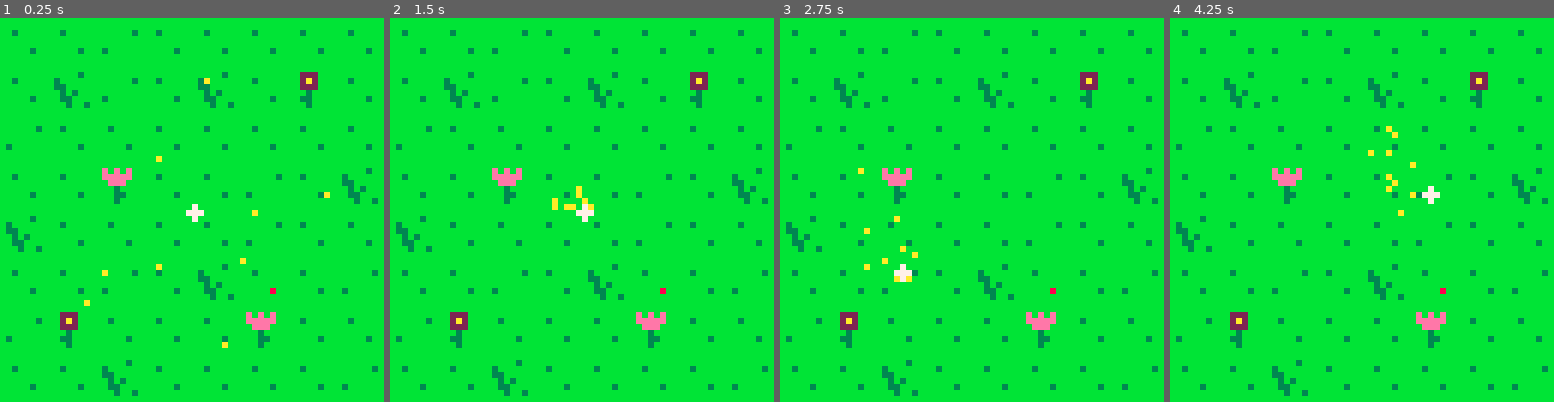
Above: before the commit, frames 1-4 (left to right).
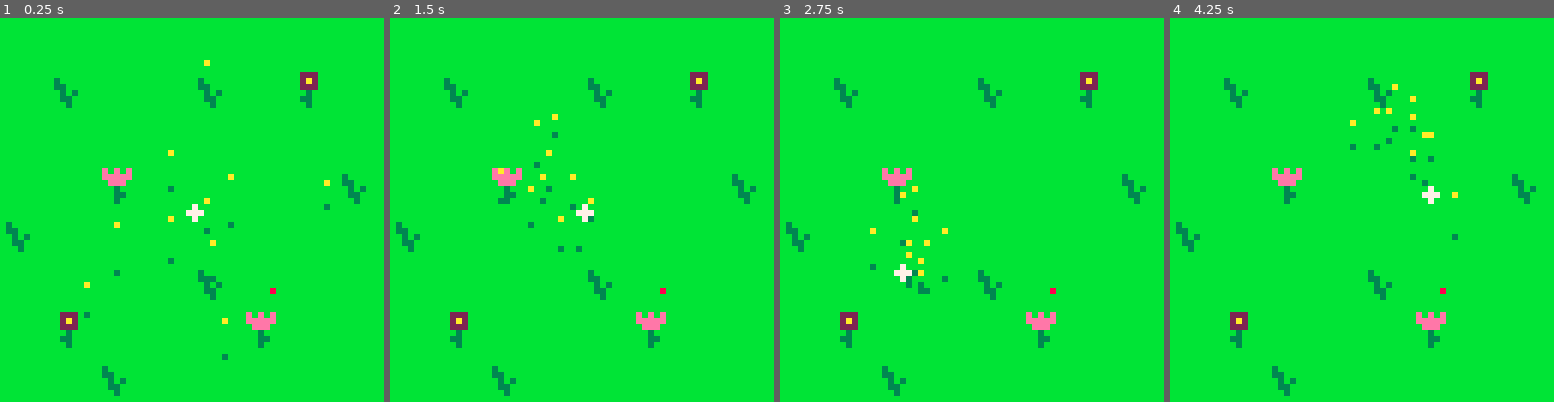
Above: after the commit, the same moments.

Repository: greysonp/swarm
Game: PICO-8 cartridge bees.p8
Same seed, same stepped clock (60 frames per second), same inputs: the game is played once before the commit and once after it.
Inputs:
- Up to frame 1 (0.25 s): no input
- Up to frame 2 (1.5 s): no input
- Up to frame 3 (2.75 s): hold Left 1.97-2.37 s; hold Down from 2.42 s (still down)
- Up to frame 4 (4.25 s): release Down at 2.82 s; hold Right 2.87-3.53 s; hold Up 3.58-4.08 s; hold Right from 4.13 s (still down)

The runs differ from the first frame. In frame 1, 3.6% of the frame differs, in the area x 1-99%, y 3-99%; in frame 2, 3.5%; in frame 3, 3.5%; in frame 4, 3.6%.

Commit message:
Added elevation.

Diff:
--- a/bees.p8
+++ b/bees.p8
@@ -105,11 +105,16 @@
   local bee = newgameobj()
   bee.pos.x = x
   bee.pos.y = y
-  bee.maxspeed = 1.75
+  bee.maxspeed = 2.5
   bee.vel.x = 0
   bee.vel.y = 0
   bee.vision = 5
   bee.targetvision = 10
+  bee.minelevation = 2
+  bee.maxelevation = 5
+  bee.elevation = rnd(bee.maxelevation + bee.minelevation) + bee.minelevation
+  bee.targetelevation = rnd(bee.maxelevation + bee.minelevation) + bee.minelevation
+
 
   function bee:update()
     -- move towards all targets
@@ -134,10 +139,23 @@
       self.vel.x = cos(rads) * self.maxspeed
       self.vel.y = sin(rads) * self.maxspeed
     end
+
+    -- adjust elevation
+    local ediff = self.targetelevation - self.elevation
+    if abs(ediff) > 0.1 then
+      self.elevation += ediff * 0.15
+    else
+      self.targetelevation = rnd(self.maxelevation + self.minelevation) + self.minelevation
+    end
   end
 
   function bee:draw()
-    pset(self.pos.x, self.pos.y, 10)
+    -- draw shadow at actual position (so the shadow is stable on the ground), but offset it by a little so the yellow
+    -- pixel doesn't seem so far from the actual programmatic position
+    pset(self.pos.x, self.pos.y + self.minelevation, 3)
+
+    -- draw the yellow bit where the bee is, taking elevation into account
+    pset(self.pos.x, self.pos.y - self.elevation + self.minelevation, 10)
   end
 
   function bee:target(t)
@@ -314,12 +332,12 @@
 
 __gfx__
 07000000bbbbbbbbbbbbbbbbbbbbbbbbbbbbbbbbbbbbbbbb00000000000000000000000000000000000000000000000000000000000000000000000000000000
-77700000bbbbbbbbbb222bbbbebebebbbbbbb3bbbbbbbbbb00000000000000000000000000000000000000000000000000000000000000000000000000000000
-07000000bb3bbbbbbb2a2bbbbeeeeebbb3bbbbbbbbbbbb3b00000000000000000000000000000000000000000000000000000000000000000000000000000000
+77700000bbbbbbbbbb222bbbbebebebbbbbbbbbbbbbbbbbb00000000000000000000000000000000000000000000000000000000000000000000000000000000
+07000000bbbbbbbbbb2a2bbbbeeeeebbb3bbbbbbbbbbbbbb00000000000000000000000000000000000000000000000000000000000000000000000000000000
 00000000bbbbbbbbbb222bbbbbeeebbbb33bbbbbbbbbbbbb00000000000000000000000000000000000000000000000000000000000000000000000000000000
 00000000bbbbbbbbbbb3bbbbbbb3bbbbbb3b3bbbbbbbbbbb00000000000000000000000000000000000000000000000000000000000000000000000000000000
-00000000bbbbb3bbbb33bbbbbbb33bbbbb33bbbbb3bbbbbb00000000000000000000000000000000000000000000000000000000000000000000000000000000
-00000000bbbbbbbbbbb3bbbbbbb3bbbbbbb3bb3bbbbbbbbb00000000000000000000000000000000000000000000000000000000000000000000000000000000
+00000000bbbbbbbbbb33bbbbbbb33bbbbb33bbbbbbbbbbbb00000000000000000000000000000000000000000000000000000000000000000000000000000000
+00000000bbbbbbbbbbb3bbbbbbb3bbbbbbb3bbbbbbbbbbbb00000000000000000000000000000000000000000000000000000000000000000000000000000000
 00000000bbbbbbbbbbbbbbbbbbbbbbbbbbbbbbbbbbbbbbbb00000000000000000000000000000000000000000000000000000000000000000000000000000000
 00000000000000000000000000000000000000000000000000000000000000000000000000000000000000000000000000000000000000000000000000000000
 00000000000000000000000000000000000000000000000000000000000000000000000000000000000000000000000000000000000000000000000000000000
